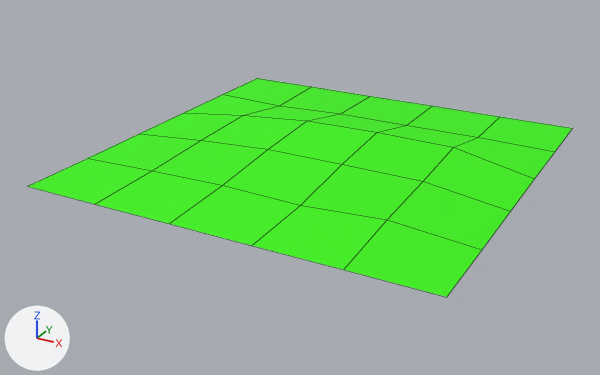
What one commit did to the FBX model Source/Project4/Assets/Models/Park/Park Square 3.FBX.
One viewpoint serves both versions: a 50 mm lens placed at (8.8, -17.22, 7.58), pointed at (-0.27, -0.73, -0.67). Arrows for +X, +Y and +Z are at lower left; the lights stay in place. Mesh edges are drawn as thin lines. Where no turn or scale is listed for an object, it has been applied to the vertices.
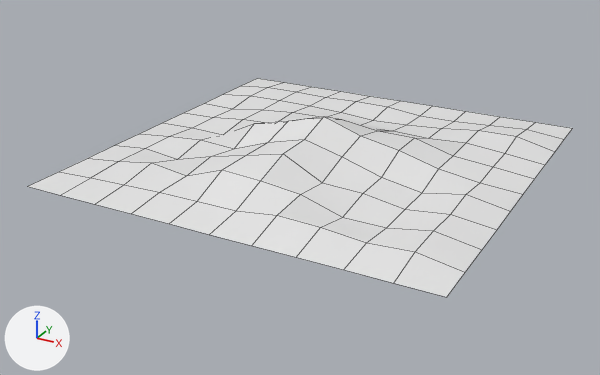
Commit message: New park added

Location of each change, (x1, y1, x2, y2) in pixels of the pictures (600 x 375 px):
part 1 of me_mesh, built on: (27, 78, 572, 297) in both

What the commit changed:
me_mesh is used by ob_box001; location (0.0, 0.0, 0.0).
me_mesh had 36 vertices, 25 faces and spanned x -5.0..5.0, y -5.0..5.0, z -0.05..0.46.
me_mesh no longer uses material mat_grass (green #3bf300).
me_mesh now has 121 vertices, 100 faces and spans x -5.0..5.0, y -5.0..5.0, z -0.01..1.02.
Part 1, on me_mesh:
8 vertices are removed from x -3.0..3.0, y -3.0..3.0, z -0.05..0.46.
25 faces are deleted.
8 vertices move from x -3.0..3.0, y -3.0..3.0, z 0.02..0.41 to x -4.0..4.0, y -4.0..4.0, z 0.0..0.24.
68 vertices are added at x -4.0..4.0, y -4.0..4.0, z -0.01..1.02.
13 new vertices lie (1.0, 0.0, 0.0) away from vertices in x -5.0..3.0, y -5.0..5.0, z 0.0..0.11.
12 new vertices lie (0.0, -1.0, 0.0) away from vertices in x -5.0..5.0, y -3.0..5.0, z 0.0..0.24.
100 new faces join them.
